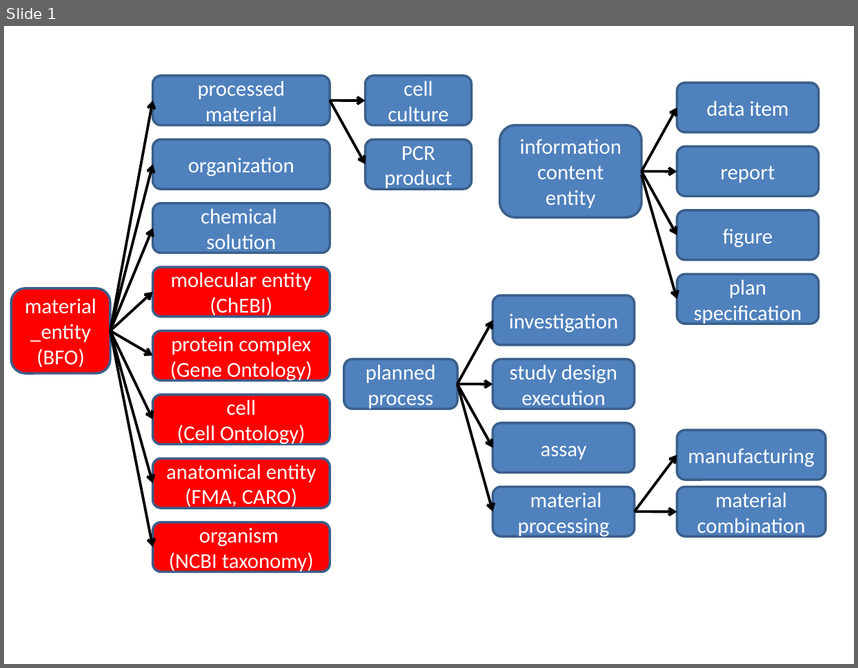
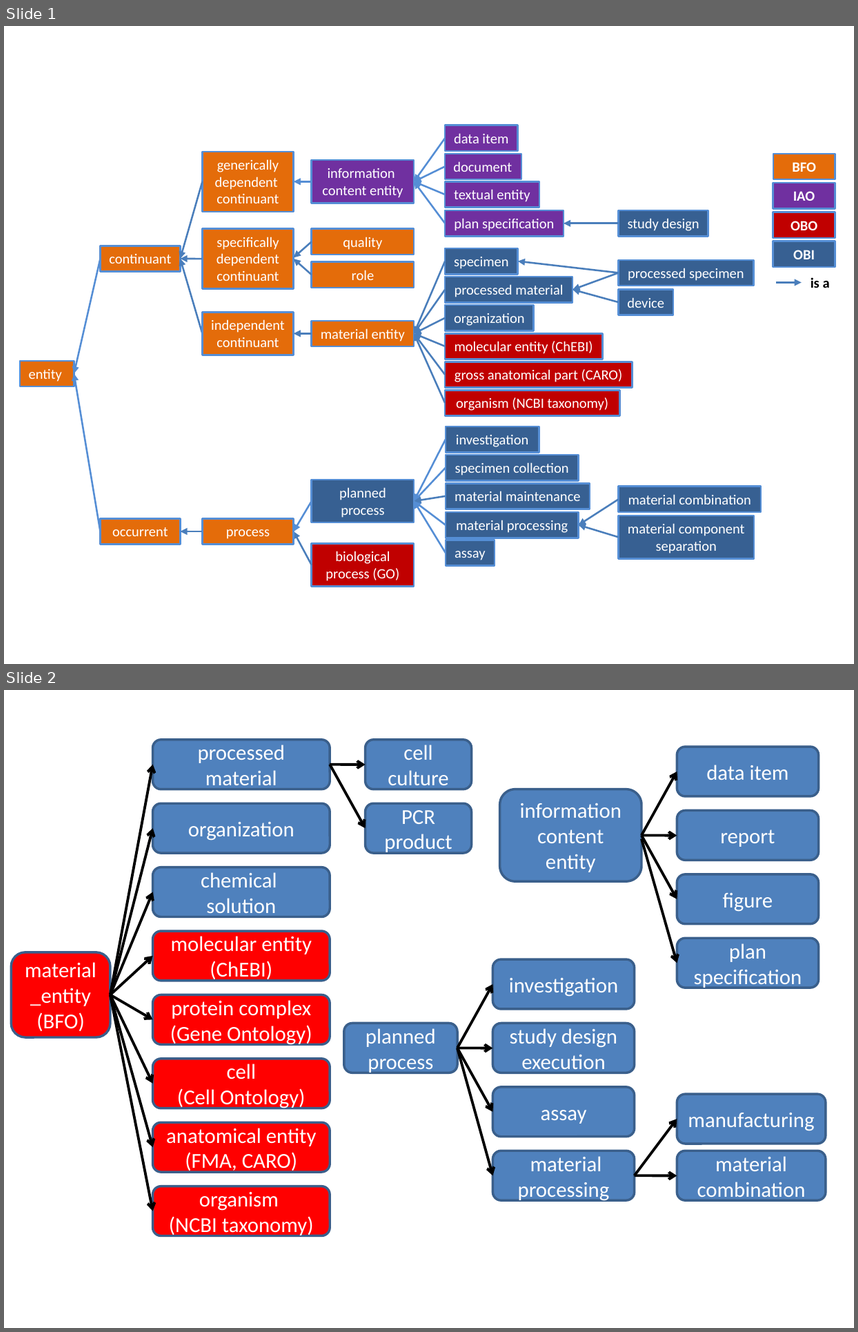
Before and after one commit to obi-ontology/obi-legacy-svn, a slide deck: trunk/docs/papers/release/Figure 1.pptx. Shown one above the other, each under a label of ours: slide 1 before the commit, slides 1 and 2 after it. The pictures are 858x668 and 858x1332 pixels, drawn with LibreOffice and Linux fonts; fonts in the diff are those of the drawing. Boxes give left, top, right and bottom in pixels: in the first picture for what was removed or moved away, otherwise in the second. Text is boxed around its words. In the diff, an @@ line names an element or a change of style, - is before the commit and + after.

Commit message:
Add high-level structure hierarchy drawn by Jie

```diff
--- a/trunk/docs/papers/release/Figure 1.pptx
+++ b/trunk/docs/papers/release/Figure 1.pptx
@@ slide 1 added at [4, 26, 854, 664], background #FFFFFF @@
@@ group added at [20, 125, 835, 586]: 37 rectangles, 35 arrows, 1 text @@
+BFO
+IAO
+OBO
+OBI
+is a
+entity
+continuant
+occurrent
+information
+content entity
+planned
+process
+data item
+investigation
+specimen collection
+material component
+separation
+plan specification
+material combination
+assay
+document
+textual entity
+material processing
+material entity
+biological
+process (GO)
+material maintenance
+processed material
+specimen
+gross anatomical part (CARO)
+organism (NCBI taxonomy)
+molecular entity (ChEBI)
+organization
+device
+processed specimen
+study design
+process
+specifically
+dependent
+continuant
+independent
+continuant
+generically
+dependent
+continuant
+quality
+role
@@ what was slide 1 is now slide 2 @@
```
